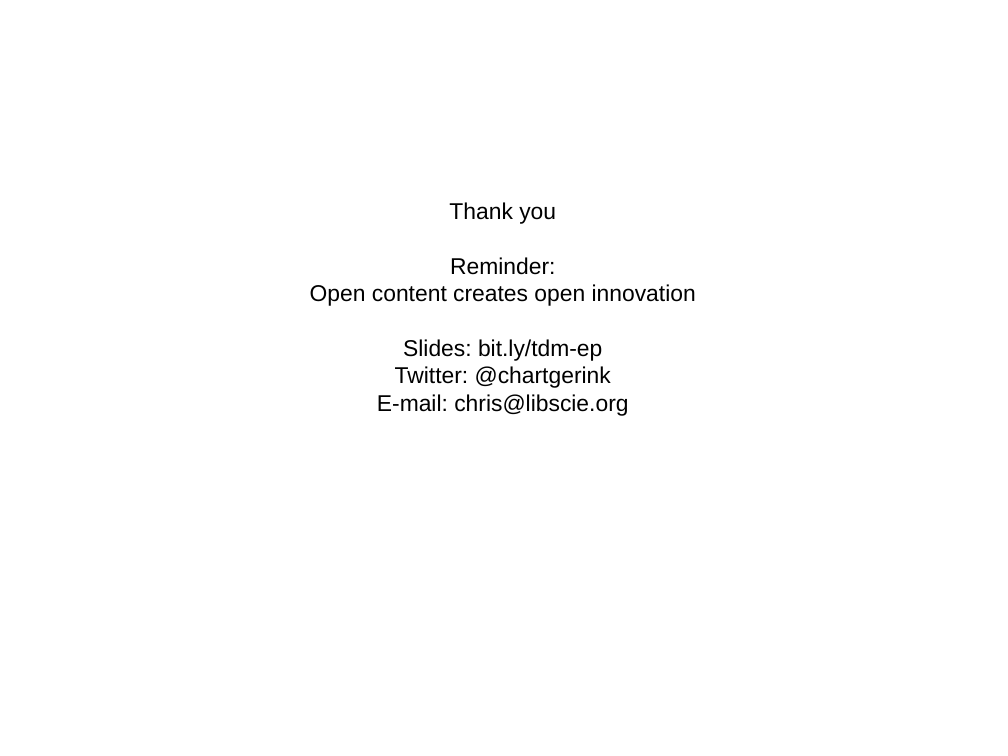
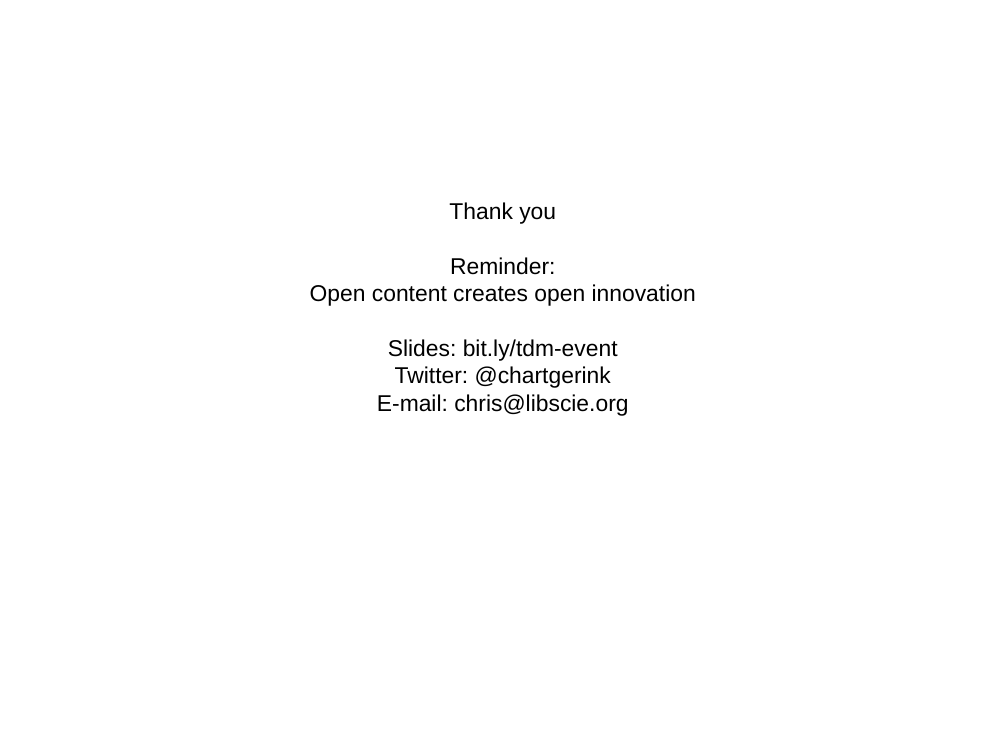
Before and after one commit to chartgerink/talks, a slide deck: slide 38 of 2016_2017/20170621tdm-ep/presentation.odp. Drawn at 1008x756 pixels with LibreOffice and Linux fonts; fonts in the diff are those of the drawing. Boxes give left, top, right and bottom in pixels: in the first picture for what was removed or moved away, otherwise in the second. Text is boxed around its words. In the diff, an @@ line names an element or a change of style, - is before the commit and + after.

Commit message:
Update bit.ly link

```diff
--- a/2016_2017/20170621tdm-ep/presentation.odp
+++ b/2016_2017/20170621tdm-ep/presentation.odp
@@ text at (x1=388, y1=339, x2=618, y2=361): text changed @@
-Slides: bit.ly/tdm-ep
+Slides: bit.ly/tdm-event
```
